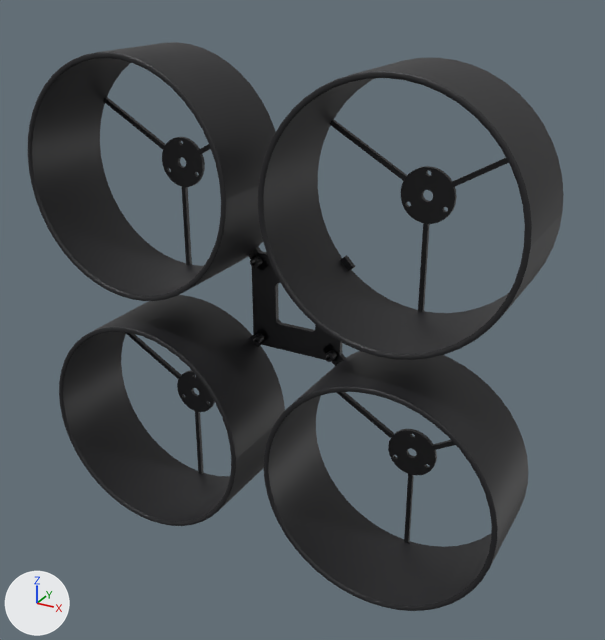
One commit to the glTF model web/public/models/parts/betafpv-pavo25-v2.glb: the scene before it, then after it.
Camera for both pictures: a 50 mm camera at (114.5, -205.4, 98.3) aimed at (7.4, -10.6, 0.8). The lights are fixed; the arrows at lower left show +X, +Y and +Z. The picture after the commit comes second. Where no turn or scale is listed for an object, it has been applied to the vertices.

Names of what the first picture shows: 'frame_centre', 'frame_duct_1', 'frame_duct_2', 'frame_duct_3', 'frame_duct_4', 'motor_mount_1', 'motor_mount_2', 'motor_mount_3', 'motor_mount_4' and 7 more.
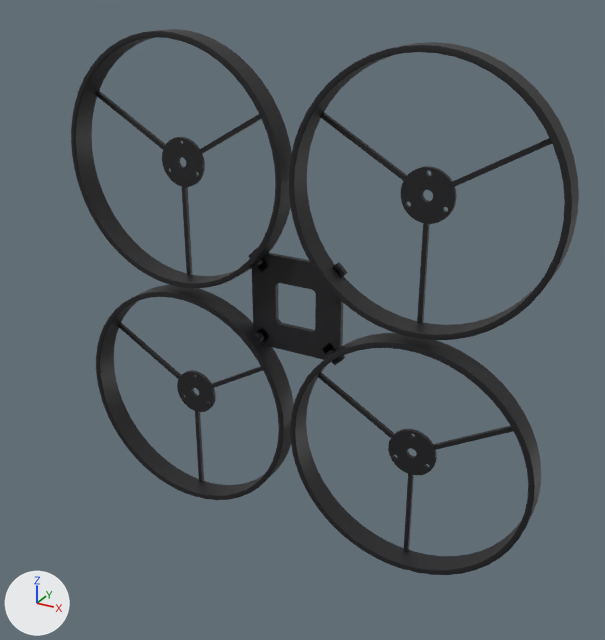
Where the newer file only moved an object's origin or applied its transform, the numbers keep the older frame.

Pixel boxes (x1, y1, x2, y2) of what changed, in the pictures (605 x 640 px):
'frame_duct_1', moved, rescaled
    before: (258, 58, 564, 360)
    after: (289, 42, 579, 340)
'frame_duct_4', moved, rescaled (7% shorter)
    before: (264, 351, 528, 611)
    after: (290, 333, 541, 575)
'frame_duct_2', moved, rescaled (11% narrower)
    before: (28, 42, 276, 301)
    after: (71, 29, 292, 288)
'frame_duct_3', moved, rescaled (12% narrower, 7% shorter)
    before: (59, 295, 285, 526)
    after: (96, 285, 294, 500)

What changed in the scene script:
```text
Change ob_frame_duct_1:
    ob_frame_duct_1.location: (39.6, -15.0, 39.6) -> (39.6, -4.0, 39.6)
    ob_frame_duct_1.scale: (0.00106, 0.000458, 0.00106) -> (0.00117, 0.000122, 0.00117)
Change ob_frame_duct_2:
    ob_frame_duct_2.location: (-39.6, -15.0, 39.6) -> (-39.6, -4.0, 39.6)
    ob_frame_duct_2.scale: (0.00106, 0.000458, 0.00106) -> (0.00117, 0.000122, 0.00117)
Change ob_frame_duct_3:
    ob_frame_duct_3.location: (-39.6, -15.0, -39.6) -> (-39.6, -4.0, -39.6)
    ob_frame_duct_3.scale: (0.00106, 0.000458, 0.00106) -> (0.00117, 0.000122, 0.00117)
Change ob_frame_duct_4:
    ob_frame_duct_4.location: (39.6, -15.0, -39.6) -> (39.6, -4.0, -39.6)
    ob_frame_duct_4.scale: (0.00106, 0.000458, 0.00106) -> (0.00117, 0.000122, 0.00117)
```
